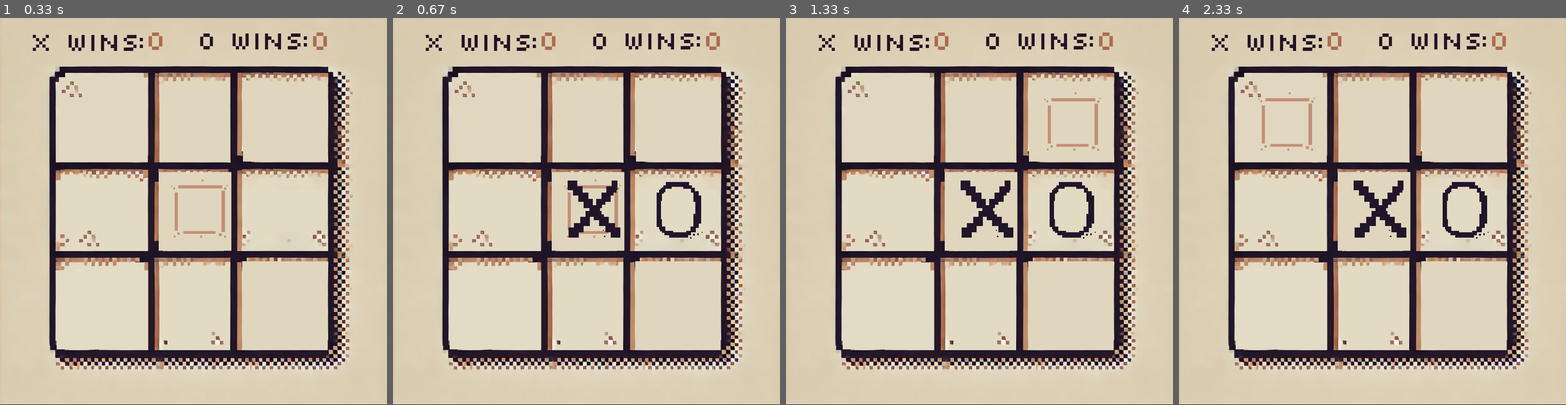
Above: before the commit, frames 1-4 (left to right).
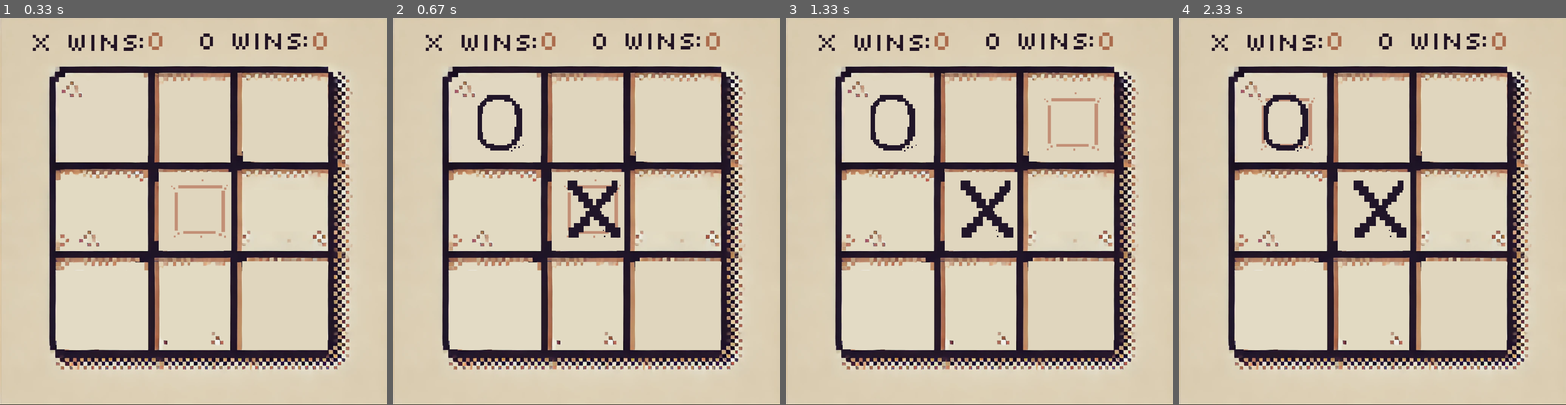
Above: after the commit, the same moments.

Repository: gentry-atkinson/TicTacToe-Pygame
Game: pygame game, started from main_p_vs_c.py
Two runs of this game, one before a commit and one after it. Both use one fixed random seed, a clock stepped at 60 frames per second and the inputs below.
Inputs:
- Up to frame 1 (0.33 s): no input
- Up to frame 2 (0.67 s): tap Space at 0.33 s
- Up to frame 3 (1.33 s): hold Right 0.67-1.13 s; tap Space at 0.73, 1.03, 1.23 s; hold Up from 1.17 s (still down)
- Up to frame 4 (2.33 s): release Up at 1.47 s; hold Left from 2 s (still down); tap Space at 2.07 s

Frame 1 is identical in both runs. In frame 2, 1.1% of the frame differs, in the area x 21-80%, y 19-57%; in frame 3, 1.1%; in frame 4, 1.1%.

Commit message:
re-working evaluate func

Diff:
--- a/main_p_vs_c.py
+++ b/main_p_vs_c.py
@@ -71,28 +71,29 @@
         c = move[1]
 
         # Rows w/ two Os is good
-        n = len(set([(r,0), (r,1), (r,2)]).intersection(Os))
-        score += 10*n
-
         # Columns w/ two Os is good
-        n = len(set([(0, c), (1, c), (2, c)]).intersection(Os))
-        score += 10*n
+        for x, y in Os:
+            if r == x:
+                score += 10
+            if c == y:
+                score += 10
 
         # # Diagnol w/ two Os is good
-        # n = len(set([(0, 0), (1, 1), (2, 2)]).intersection(Os))
-        # score += 20*n
-
-        # # Diagnol w/ two Os is good
-        # n = len(set([(0, 2), (1, 1), (2, 0)]).intersection(Os))
-        # score += 20*n
+        if r==c:
+            score += 10
+
+        # Corners are good
+        if move in [(0,0), (0,2), (2,2), (2,0)]:
+            score += 10
+
 
         # Rows w/ two Xs is bad
-        n = len(set([(r,0), (r,1), (r,2)]).intersection(Xs))
-        score += 15*n
-
         # Columns w/ two Xs is good
-        n = len(set([(0, c), (1, c), (2, c)]).intersection(Xs))
-        score += 15
+        for x, y in Xs:
+            if r == x:
+                score += 15
+            if c == y:
+                score += 15
 
         # Diagnol w/ two Xs is good
         # n = len(set([(0, 0), (1, 1), (2, 2)]).intersection(Xs))
